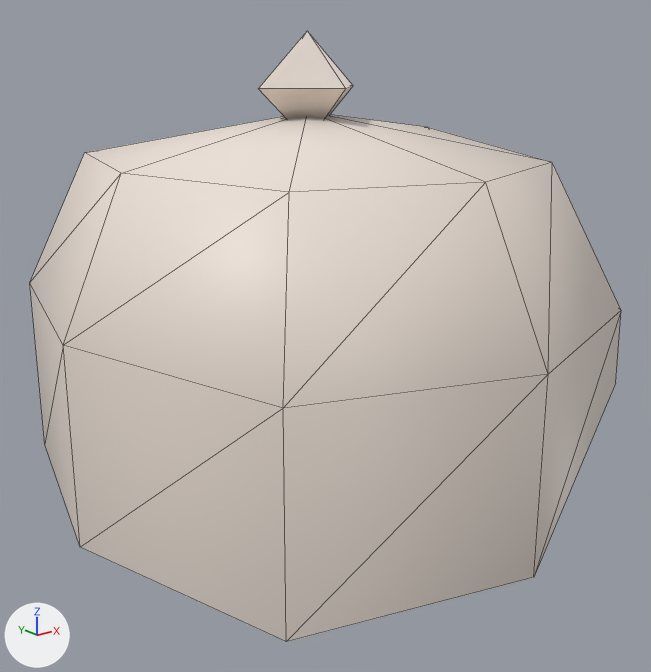
What one commit did to the glTF model public/assets/models/acc.hat-beanie.lod1.glb.
Before and after are seen from a 50 mm camera at (-0.498, -0.622, 0.472) aimed at (-0.02, -0.024, 0.233). Arrows for +X, +Y and +Z are at lower left; the lights stay in place. The older version comes first. Mesh edges are drawn as thin lines.
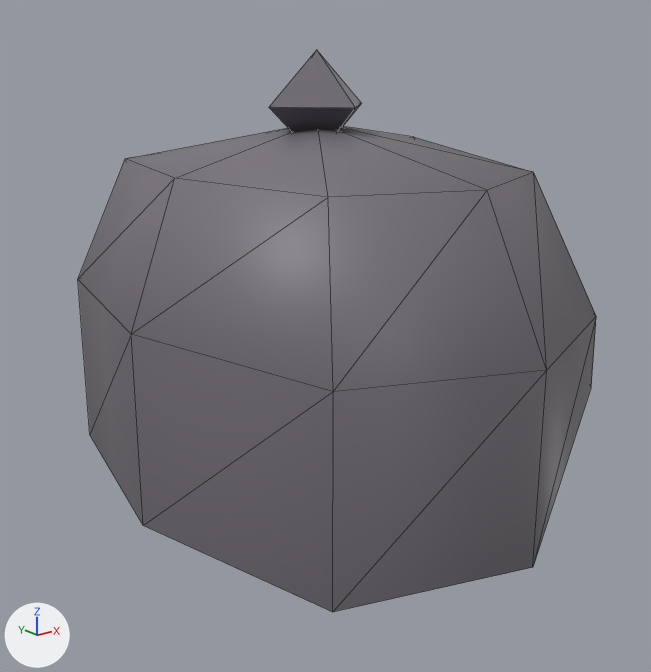
What differs and where, as boxes (x1, y1, x2, y2) in the pictures (651 x 672 px; the box of a moved part takes in the faces that stretch with it):
'Mesh_0', recoloured, reshaped, moved, rescaled (12% narrower, 8% shorter): before (30, 31, 621, 642); after (78, 50, 596, 612)
part 1 of me_mesh_0, moved or reshaped: before (258, 31, 353, 119); after (269, 50, 361, 132)
part 2 of me_mesh_0, moved or reshaped: before (30, 115, 621, 642); after (78, 126, 596, 612)

Edits to the bpy script that builds the scene:
```text
Add mat_pal_pants:
    mat_pal_pants = bpy.data.materials.new('pal_pants')
    # nodes: BsdfPrincipled, Mix, OutputMaterial, VertexColor
    # colours: grey #77727a, mixed with the vertex colours
Change me_mesh_0:
    used by ob_mesh_0; parent = ob_body; location = (-0.02, 0.0, 0.292); scale = (0.267, 0.267, 0.267)
    remove me_mesh_0.from_pydata(...)  # 31 vertices, 48 faces; spans x -0.87..0.87, y -1.0..1.0, z -0.74..0.74
    remove me_mesh_0.materials.append(mat_pal_picketwhite)
    add me_mesh_0.from_pydata(...)  # 31 vertices, 48 faces; spans x -0.72..0.72, y -1.0..1.0, z -0.74..0.74
    me_mesh_0 part 1: the loose piece of 6 vertices spanning x -0.19..0.19, y -0.19..0.19, z 0.4..0.74 is moved by (0.0, 0.0, -0.01)
    me_mesh_0 part 2: 23 of the vertices in x -0.87..0.87, y -0.99..0.99, z -0.74..0.5 are scaled about their middle by (0.83, 1, 1), then moved by (0.0, 0.0, 0.01)
    add me_mesh_0.materials.append(mat_pal_pants)
Change ob_mesh_0:
    ob_mesh_0.location: (-0.02, 0.0, 0.292) -> (-0.01, 0.0, 0.285)
    ob_mesh_0.scale: (0.267, 0.267, 0.267) -> (0.258, 0.258, 0.258)
```
